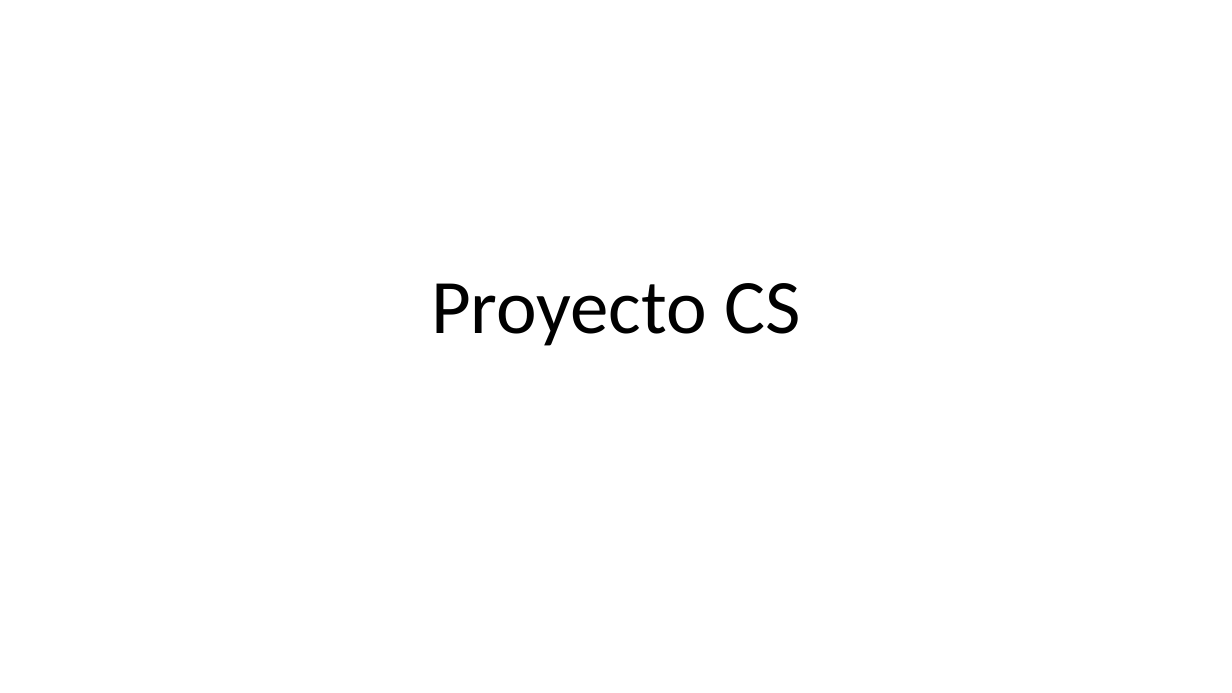
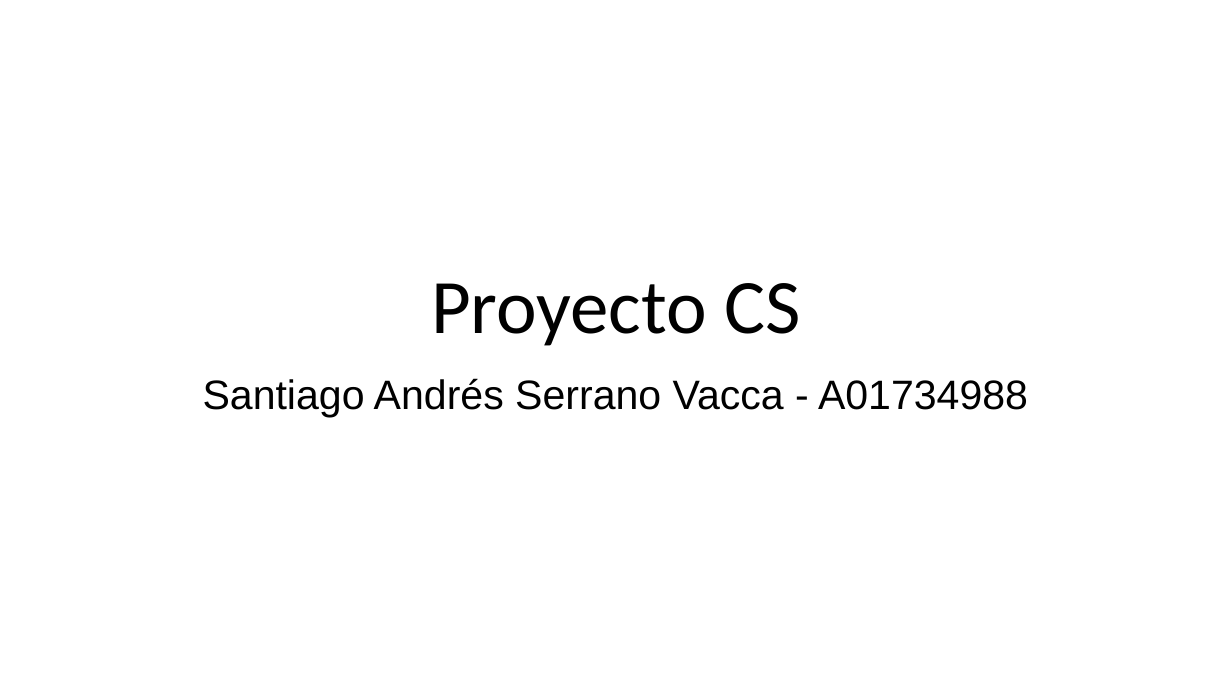
Before and after one commit to matheo-pw/Proyecto-CS, a slide deck: slide 1 of Proyecto Final CS.pptx. Drawn at 1232x693 pixels with LibreOffice and Linux fonts; fonts in the diff are those of the drawing. Boxes give left, top, right and bottom in pixels: in the first picture for what was removed or moved away, otherwise in the second. Text is boxed around its words. In the diff, an @@ line names an element or a change of style, - is before the commit and + after.

Commit message:
Puse mi nombre en el powerpoint y caracteres aleatorios en el README

```diff
--- a/Proyecto Final CS.pptx
+++ b/Proyecto Final CS.pptx
@@ text added at <box>203,378,1028,417</box>, 32 pt, text #000000 @@
+Santiago Andrés Serrano Vacca - A01734988
```
Also in this commit, not shown: 1 other file.
